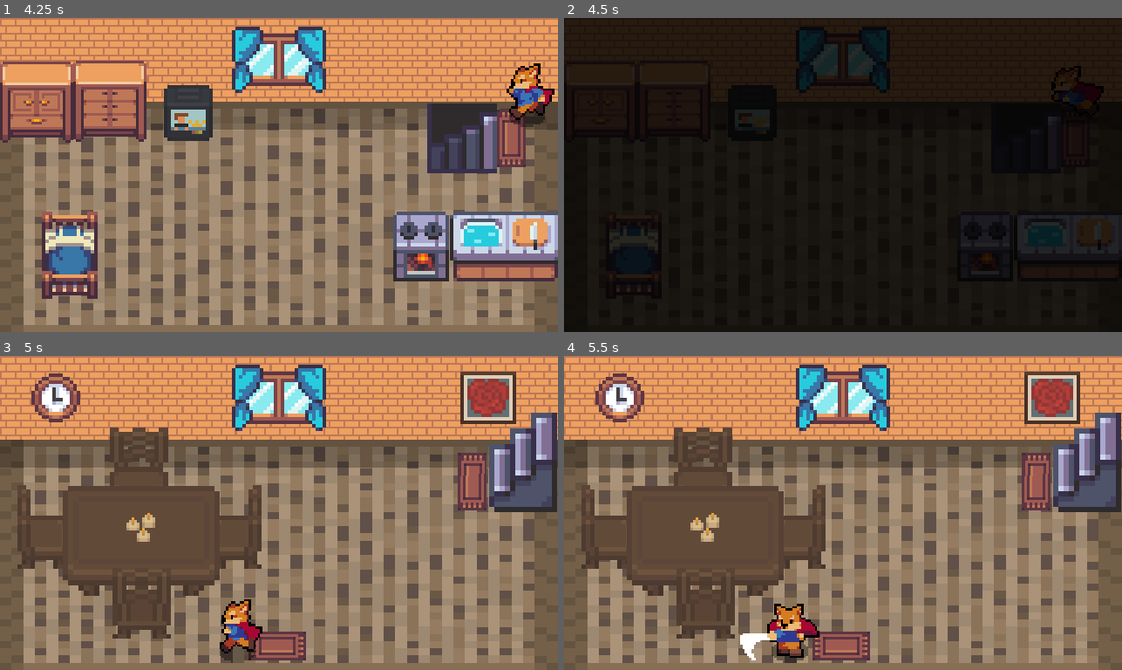
Above: before the commit, frames 1-4 (two rows, left to right).
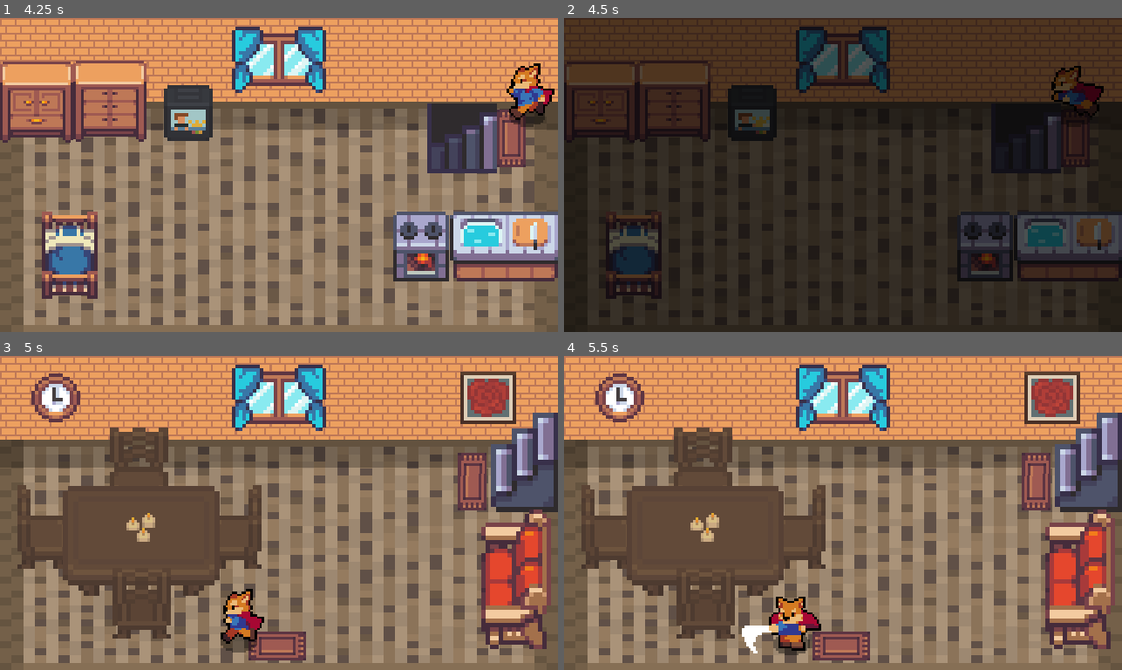
Above: after the commit, the same moments.

Repository: Jonak-Adipta-Kalita/JAK-Ultimate-Adventure-Game
Game: Godot game, scene res://Buildings/Interriors/PlayerHouseInterrior/FirstFloor.tscn
The game is run twice, just before and just after one commit, with the same random seed, the same clock (stepped at 60 frames per second) and the same inputs. This scene is started directly instead of the project's main scene. Sound files missing from this copy of the repository are replaced by a short silence.
Inputs:
- Up to frame 1 (4.25 s): hold Right (ui_right) 0.53-1.28 s; tap J (attack) at 0.6, 2.1, 3.6 s; tap Space (ui_select) at 0.77, 1.52, 3.02, 3.77 s; hold Down (ui_down) 1.28-2.03 s; tap K (roll) at 1.35, 2.85 s; hold Right (ui_right) 2.03-2.78 s; hold Up (ui_up) 2.78-3.53 s; hold Left (ui_left) from 3.53 s (still down)
- Up to frame 2 (4.5 s): keep holding Left (ui_left); tap K (roll) at 4.35 s
- Up to frame 3 (5 s): keep holding Left (ui_left); tap Space (ui_select) at 4.52 s
- Up to frame 4 (5.5 s): release Left (ui_left) at 5.03 s; hold Down (ui_down) from 5.03 s (still down); tap J (attack) at 5.1 s

Frame 1 is identical in both runs. In frame 2, 61% of the frame differs, in the area x 0-100%, y 0-98%; in frame 3, 6.5%; in frame 4, 6.8%.

Commit message:
added couch

Diff:
--- /dev/null
+++ b/Buildings/Interriors/Objects/Couch.tscn
@@ -0,0 +1,13 @@
+[gd_scene load_steps=2 format=2]
+
+[ext_resource path="res://Buildings/Interriors/Objects/Couch.png" type="Texture" id=1]
+
+[node name="Couch" type="StaticBody2D"]
+scale = Vector2( 2.5, 2.5 )
+
+[node name="Sprite" type="Sprite" parent="."]
+texture = ExtResource( 1 )
+
+[node name="CollisionPolygon2D" type="CollisionPolygon2D" parent="."]
+scale = Vector2( -1, 1 )
+polygon = PoolVector2Array( -6.00962, -16.0036, -3.01683, -15.9976, -2.9988, -14.994, -1.98918, -14.982, -2.01322, -12.9928, 6.98317, -13.0168, 7.0012, -12.0012, 7.9988, -11.9832, 7.99279, -9.00841, 7.00721, -9.00241, 7.00245, -6.00646, 7.98914, -5.99844, 8.00519, 12.0107, 6.98641, 12.0107, 7.01047, 15.0108, 5.9917, 15.0269, 6.00774, 15.9815, 4.01029, 15.9975, 4.00227, 15.0108, -2.9928, 15.0108, -2.9928, 15.9895, -6.99571, 15.9975, -6.99837, 11.9934, -6.00361, 11.9952, -5.98558, 7.99279, -6.98317, 8.00481, -7.00721, 6.00962, -8.00034, 6.0164, -7.97476, -13.9964, -7.0012, -13.9964, -6.99519, -14.982, -6.00361, -15 )
--- a/Buildings/Interriors/Objects/StairDown.gd
+++ b/Buildings/Interriors/Objects/StairDown.gd
@@ -2,10 +2,5 @@
 
 signal go_down
 
-onready var sprite = $Sprite
-
-func _ready():
-	sprite.flip_h = true
-
 func _on_Area2D_body_entered(_body):
 	emit_signal("go_down")
--- a/Buildings/Interriors/Objects/StairDown.tscn
+++ b/Buildings/Interriors/Objects/StairDown.tscn
@@ -13,7 +13,7 @@
 script = ExtResource( 2 )
 
 [node name="Sprite" type="Sprite" parent="."]
-scale = Vector2( 2.5, 2.5 )
+scale = Vector2( -2.5, 2.5 )
 texture = ExtResource( 1 )
 
 [node name="CollisionShape2D" type="CollisionShape2D" parent="."]
@@ -26,7 +26,7 @@
 collision_mask = 512
 
 [node name="CollisionShape2D" type="CollisionShape2D" parent="Area2D"]
-position = Vector2( 23, 0 )
+position = Vector2( 23, 2 )
 scale = Vector2( 2.5, 2.5 )
 shape = SubResource( 2 )
 
--- a/Buildings/Interriors/PlayerHouseInterrior/GroundFloor.tscn
+++ b/Buildings/Interriors/PlayerHouseInterrior/GroundFloor.tscn
@@ -7,6 +7,7 @@
 [ext_resource path="res://Buildings/Interriors/Objects/ChairX.tscn" type="PackedScene" id=5]
 [ext_resource path="res://Buildings/Interriors/Objects/Clock.tscn" type="PackedScene" id=6]
 [ext_resource path="res://Buildings/Interriors/Objects/StairUp.tscn" type="PackedScene" id=7]
+[ext_resource path="res://Buildings/Interriors/Objects/Couch.tscn" type="PackedScene" id=8]
 [ext_resource path="res://Buildings/Interriors/Objects/ChairY.tscn" type="PackedScene" id=9]
 [ext_resource path="res://Buildings/Interriors/BuildingInterrior.tscn" type="PackedScene" id=11]
 [ext_resource path="res://Buildings/Interriors/Objects/Candles.tscn" type="PackedScene" id=12]
@@ -30,6 +31,9 @@
 
 [node name="BigTable" parent="YSort" index="0" instance=ExtResource( 4 )]
 position = Vector2( 81, 106 )
+
+[node name="Player" parent="YSort" index="1"]
+position = Vector2( 160, 161 )
 
 [node name="Chairs" type="YSort" parent="YSort" index="2"]
 position = Vector2( 18, -25 )
@@ -67,7 +71,7 @@
 position = Vector2( 32, 24 )
 
 [node name="StairUp" parent="YSort" index="6" instance=ExtResource( 7 )]
-position = Vector2( 300, 61 )
+position = Vector2( 301, 61 )
 
 [node name="Window" parent="YSort" index="7" instance=ExtResource( 14 )]
 position = Vector2( 160, 24 )
@@ -78,6 +82,9 @@
 position = Vector2( 160.5, 176 )
 shape = SubResource( 1 )
 
+[node name="Couch" parent="YSort" index="9" instance=ExtResource( 8 )]
+position = Vector2( 296, 128 )
+
 [connection signal="go_up" from="YSort/StairUp" to="." method="_on_StairUp_go_up"]
 [connection signal="body_entered" from="YSort/Area2D" to="." method="_on_Area2D_body_entered"]
 
Binary file added: Buildings/Interriors/Objects/Couch.png
Not shown, added: Buildings/Interriors/Objects/Couch.png.import
Not shown: 1 places in Buildings/Interriors/PlayerHouseInterrior/GroundFloor.tscn that only renumber resources
